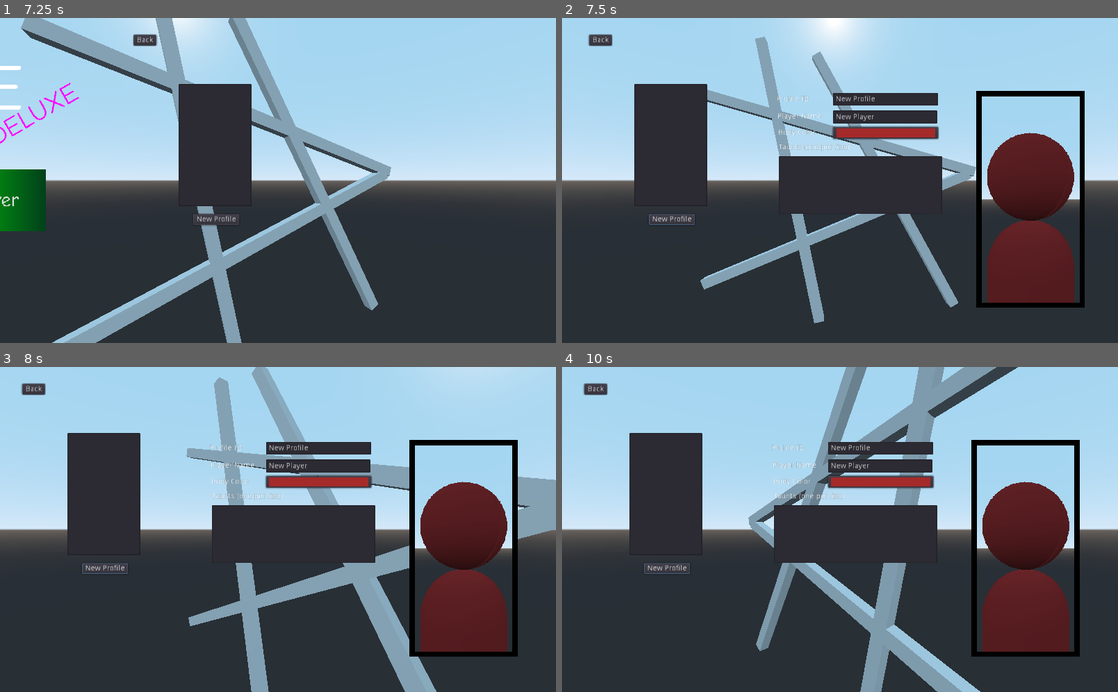
Above: before the commit, frames 1-4 (two rows, left to right).
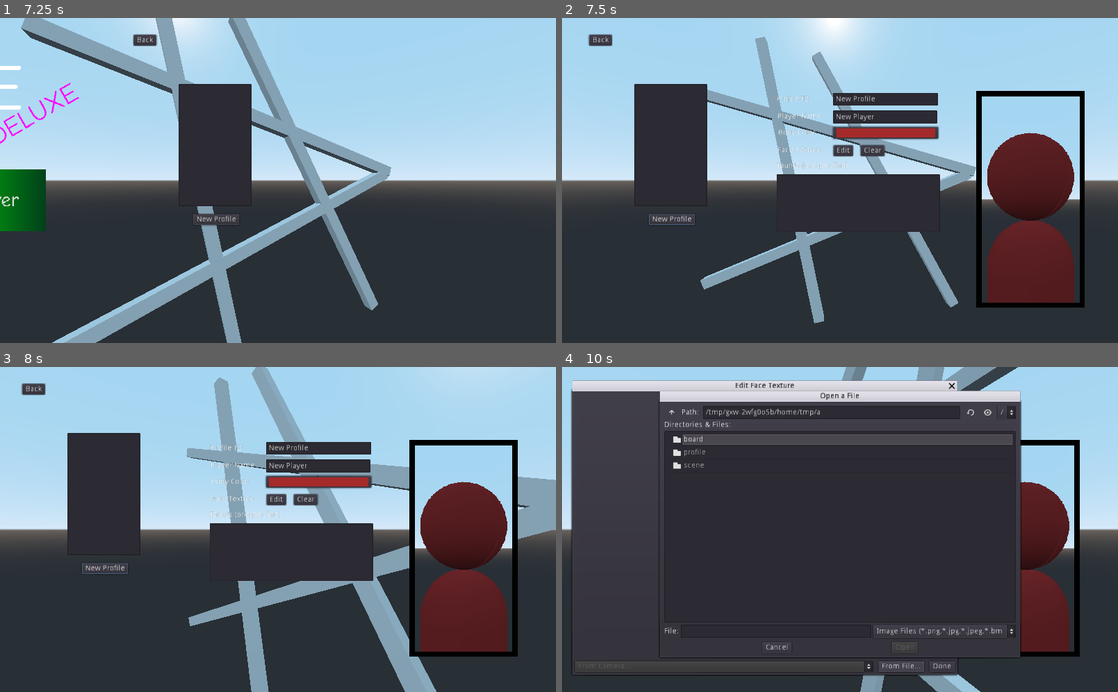
Above: after the commit, the same moments.

Repository: wooky/xtremettt
Game: Godot game, scene res://scene/top_level.tscn
The game is run twice, just before and just after one commit, with the same random seed, the same clock (stepped at 60 frames per second) and the same inputs.
Inputs (mouse positions are in pixels of both pictures, inside the frame that each line leads up to):
- Up to frame 1 (7.25 s): click "Single Player" at 4.25 s; click "Single Player" at 5 s; click "OK" at 5.75 s; click "Profiles" at 6.5 s
- Up to frame 2 (7.5 s): click "New Profile" at 7.25 s
- Up to frame 3 (8 s): no input
- Up to frame 4 (10 s): click (840, 500) at 8 s, where only the run after the commit has a clickable "Edit"; click (867, 500) at 8.75 s, where only the run after the commit has a clickable "Clear"; click (901, 666) at 9.5 s, where only the run after the commit has a clickable "From File..."

Frame 1 is identical in both runs. In frame 2, 2.5% of the frame differs, in the area x 38-69%, y 38-66%; in frame 3, 2.7%; in frame 4, 38%, in the area x 1-83%, y 4-96%.

Commit message:
Very basic face editor

Diff:
--- /dev/null
+++ b/profile/editor/face_texture_editor.gd
@@ -0,0 +1,28 @@
+extends WindowDialog
+
+signal texture_changed(texture)
+
+func load_from_profile(profile: Profile) -> void:
+	# TODO
+	pass
+
+func get_texture() -> Texture:
+	return $VBoxContainer/TextureRect.texture
+
+func clear_texture() -> void:
+	# TODO
+	pass
+
+func _on_FromFile_pressed() -> void:
+	$FileDialog.popup_centered()
+
+func _on_Done_pressed() -> void:
+	self.hide()
+
+func _on_FileDialog_file_selected(path: String) -> void:
+	var texture := $VBoxContainer/TextureRect.texture as ImageTexture
+	var err := texture.load(path)
+	if err == OK:
+		emit_signal("texture_changed", texture)
+	else:
+		$FileLoadingError.popup_centered()
--- /dev/null
+++ b/profile/editor/face_texture_editor.tscn
@@ -0,0 +1,93 @@
+[gd_scene load_steps=3 format=2]
+
+[ext_resource path="res://profile/editor/face_texture_editor.gd" type="Script" id=1]
+
+[sub_resource type="ImageTexture" id=1]
+
+[node name="FaceTextureEditor" type="WindowDialog"]
+margin_left = 19.0
+margin_top = 45.0
+margin_right = 728.0
+margin_bottom = 568.0
+popup_exclusive = true
+window_title = "Edit Face Texture"
+script = ExtResource( 1 )
+__meta__ = {
+"_edit_use_anchors_": false
+}
+
+[node name="VBoxContainer" type="VBoxContainer" parent="."]
+anchor_right = 1.0
+anchor_bottom = 1.0
+margin_left = 5.0
+margin_top = 5.0
+margin_right = -5.0
+margin_bottom = -5.0
+custom_constants/separation = 10
+__meta__ = {
+"_edit_lock_": true,
+"_edit_use_anchors_": false
+}
+
+[node name="TextureRect" type="TextureRect" parent="VBoxContainer"]
+margin_right = 699.0
+margin_bottom = 483.0
+size_flags_horizontal = 3
+size_flags_vertical = 3
+texture = SubResource( 1 )
+__meta__ = {
+"_edit_lock_": true
+}
+
+[node name="HBoxContainer" type="HBoxContainer" parent="VBoxContainer"]
+margin_top = 493.0
+margin_right = 699.0
+margin_bottom = 513.0
+custom_constants/separation = 10
+
+[node name="FromCamera" type="OptionButton" parent="VBoxContainer/HBoxContainer"]
+margin_right = 549.0
+margin_bottom = 20.0
+size_flags_horizontal = 3
+disabled = true
+text = "From Camera..."
+
+[node name="FromFile" type="Button" parent="VBoxContainer/HBoxContainer"]
+margin_left = 559.0
+margin_right = 643.0
+margin_bottom = 20.0
+text = "From File..."
+
+[node name="Done" type="Button" parent="VBoxContainer/HBoxContainer"]
+margin_left = 653.0
+margin_right = 699.0
+margin_bottom = 20.0
+text = "Done"
+
+[node name="FileDialog" type="FileDialog" parent="."]
+margin_right = 664.0
+margin_bottom = 472.0
+popup_exclusive = true
+window_title = "Open Face Texture"
+resizable = true
+mode = 0
+access = 2
+filters = PoolStringArray( "*.png,*.jpg,*.jpeg,*.bmp ; Image Files" )
+current_dir = "/Users/Yakov/Documents/xtremettt"
+current_path = "/Users/Yakov/Documents/xtremettt/"
+__meta__ = {
+"_edit_use_anchors_": false
+}
+
+[node name="FileLoadingError" type="AcceptDialog" parent="."]
+margin_right = 221.0
+margin_bottom = 58.0
+popup_exclusive = true
+window_title = "File Loading Error"
+dialog_text = "Can't load selected face texture."
+__meta__ = {
+"_edit_use_anchors_": false
+}
+[connection signal="pressed" from="VBoxContainer/HBoxContainer/FromFile" to="." method="_on_FromFile_pressed"]
+[connection signal="pressed" from="VBoxContainer/HBoxContainer/Done" to="." method="_on_Done_pressed"]
+[connection signal="file_selected" from="FileDialog" to="." method="_on_FileDialog_file_selected"]
--- a/profile/profile_editor.gd
+++ b/profile/editor/profile_editor.gd
@@ -17,8 +17,19 @@
 	$Container/PlayerName.text = profile.player_name
 	$Container/BodyColor.color = profile.body_color
 	$Container/Taunts.text = profile.taunts.join("\n")
-	($Container/ProfileMugshot as ProfileMugshot).personification.load_from_profile(profile)
+	$Container/ProfileMugshot.personification.load_from_profile(profile)
+	$FaceTextureEditor.load_from_profile(profile)
 	$Container.visible = true
 
 func _on_BodyColor_color_changed(color: Color) -> void:
-	($Container/ProfileMugshot as ProfileMugshot).personification.update_body_color(color)
+	$Container/ProfileMugshot.personification.update_body_color(color)
+
+func _on_EditFaceTexture_pressed() -> void:
+	$FaceTextureEditor.popup()
+
+func _on_ClearFaceTexture_pressed() -> void:
+	$FaceTextureEditor.clear_texture()
+	$Container/ProfileMugshot.personification.clear_face_texture()
+
+func _on_FaceTextureEditor_texture_changed(texture: Texture) -> void:
+	$Container/ProfileMugshot.personification.update_face_texture(texture)
--- a/profile/profile_editor.tscn
+++ b/profile/editor/profile_editor.tscn
@@ -1,13 +1,14 @@
-[gd_scene load_steps=4 format=2]
+[gd_scene load_steps=5 format=2]
 
 [ext_resource path="res://profile/profile_list.tscn" type="PackedScene" id=1]
-[ext_resource path="res://profile/profile_editor.gd" type="Script" id=2]
-[ext_resource path="res://profile/profile_mugshot.tscn" type="PackedScene" id=3]
+[ext_resource path="res://profile/profile_mugshot.tscn" type="PackedScene" id=2]
+[ext_resource path="res://profile/editor/profile_editor.gd" type="Script" id=3]
+[ext_resource path="res://profile/editor/face_texture_editor.tscn" type="PackedScene" id=4]
 
 [node name="ProfileEditor" type="Control"]
 anchor_right = 1.0
 anchor_bottom = 1.0
-script = ExtResource( 2 )
+script = ExtResource( 3 )
 __meta__ = {
 "_edit_use_anchors_": false
 }
@@ -91,24 +92,53 @@
 }
 
 [node name="Label4" type="Label" parent="Container"]
-margin_left = 14.0
-margin_top = 108.0
-margin_right = 145.0
-margin_bottom = 122.0
+margin_left = 10.0
+margin_top = 142.0
+margin_right = 141.0
+margin_bottom = 156.0
 text = "Taunts (one per line)"
 
 [node name="Taunts" type="TextEdit" parent="Container"]
-margin_left = 14.0
-margin_top = 131.0
-margin_right = 315.0
-margin_bottom = 238.0
+margin_left = 10.0
+margin_top = 165.0
+margin_right = 311.0
+margin_bottom = 272.0
 
-[node name="ProfileMugshot" parent="Container" instance=ExtResource( 3 )]
+[node name="ProfileMugshot" parent="Container" instance=ExtResource( 2 )]
 margin_left = 378.0
 margin_top = 11.0
 margin_right = 578.0
 margin_bottom = 411.0
+
+[node name="Label5" type="Label" parent="Container"]
+margin_left = 12.0
+margin_top = 113.0
+margin_right = 93.0
+margin_bottom = 127.0
+text = "Face Texture"
+
+[node name="EditFaceTexture" type="Button" parent="Container"]
+margin_left = 115.0
+margin_top = 111.0
+margin_right = 151.0
+margin_bottom = 131.0
+text = "Edit"
+
+[node name="ClearFaceTexture" type="Button" parent="Container"]
+margin_left = 165.0
+margin_top = 111.0
+margin_right = 209.0
+margin_bottom = 131.0
+text = "Clear"
+__meta__ = {
+"_edit_use_anchors_": false
+}
+
+[node name="FaceTextureEditor" parent="." instance=ExtResource( 4 )]
 [connection signal="visibility_changed" from="." to="." method="_ready"]
 [connection signal="pressed" from="Back" to="." method="_on_Back_pressed"]
 [connection signal="pressed" from="New" to="." method="_on_New_pressed"]
 [connection signal="color_changed" from="Container/BodyColor" to="." method="_on_BodyColor_color_changed"]
+[connection signal="pressed" from="Container/EditFaceTexture" to="." method="_on_EditFaceTexture_pressed"]
+[connection signal="pressed" from="Container/ClearFaceTexture" to="." method="_on_ClearFaceTexture_pressed"]
+[connection signal="texture_changed" from="FaceTextureEditor" to="." method="_on_FaceTextureEditor_texture_changed"]
--- a/profile/profile_mugshot.gd
+++ b/profile/profile_mugshot.gd
@@ -1,4 +1,3 @@
 extends Panel
-class_name ProfileMugshot
 
 onready var personification: ProfilePersonification = $ViewportContainer/Viewport/ProfilePersonification
--- a/profile/profile_personification.gd
+++ b/profile/profile_personification.gd
@@ -2,7 +2,7 @@
 class_name ProfilePersonification
 
 var _body_material := SpatialMaterial.new()
-var _face_material: Material
+var _face_material: SpatialMaterial
 
 func _ready() -> void:
 	$Face.set_surface_material(0, self._body_material)
@@ -14,3 +14,13 @@
 
 func update_body_color(color: Color) -> void:
 	self._body_material.albedo_color = color
+
+func update_face_texture(texture: Texture) -> void:
+	if self._face_material == null:
+		self._face_material = SpatialMaterial.new()
+		$Face.set_surface_material(0, self._face_material)
+	self._face_material.albedo_texture = texture
+
+func clear_face_texture() -> void:
+	$Face.set_surface_material(0, self._body_material)
+	self._face_material = null
--- a/project.godot
+++ b/project.godot
@@ -14,11 +14,6 @@
 "language": "GDScript",
 "path": "res://profile/profile.gd"
 }, {
-"base": "Panel",
-"class": "ProfileMugshot",
-"language": "GDScript",
-"path": "res://profile/profile_mugshot.gd"
-}, {
 "base": "Spatial",
 "class": "ProfilePersonification",
 "language": "GDScript",
@@ -26,7 +21,6 @@
 } ]
 _global_script_class_icons={
 "Profile": "",
-"ProfileMugshot": "",
 "ProfilePersonification": ""
 }
 
@@ -34,10 +28,17 @@
 
 config/name="Super Extreme Tic-Tac-Toe Deluxe Edition"
 run/main_scene="res://scene/top_level.tscn"
+run/disable_stdout=true
+run/disable_stderr=true
 
 [autoload]
 
 ProfileManager="*res://profile/profile_manager.gd"
+
+[display]
+
+window/size/resizable=false
+window/energy_saving/keep_screen_on=false
 
 [rendering]
 
--- a/scene/top_level.tscn
+++ b/scene/top_level.tscn
@@ -3,7 +3,7 @@
 [ext_resource path="res://scene/top_level.gd" type="Script" id=1]
 [ext_resource path="res://scene/splash.tscn" type="PackedScene" id=2]
 [ext_resource path="res://scene/title.tscn" type="PackedScene" id=3]
-[ext_resource path="res://profile/profile_editor.tscn" type="PackedScene" id=4]
+[ext_resource path="res://profile/editor/profile_editor.tscn" type="PackedScene" id=4]
 
 [sub_resource type="Animation" id=1]
 resource_name = "mover"
